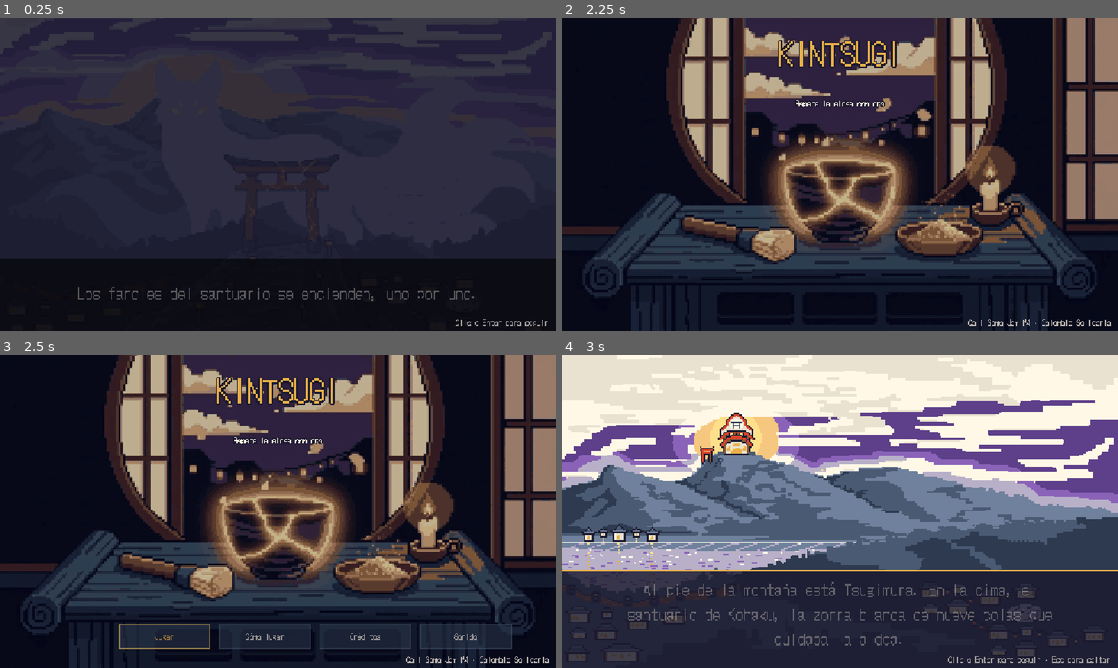
Above: before the commit, frames 1-4 (two rows, left to right).
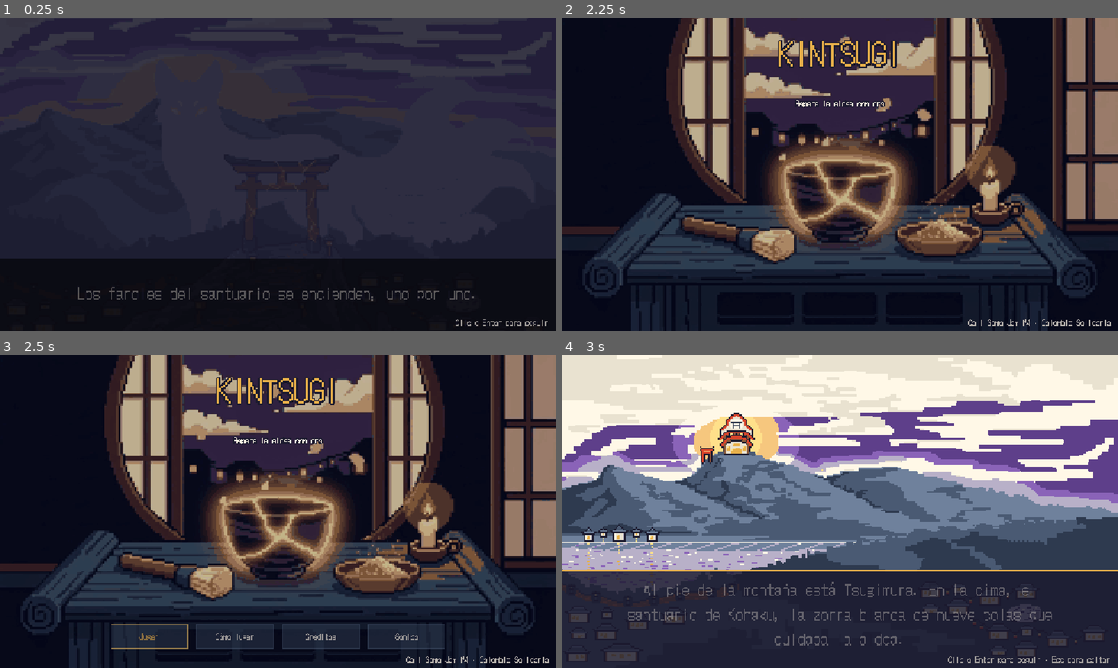
Above: after the commit, the same moments.

Repository: dotrashtrash-png/kintsugi
Game: Godot game, scene res://escenas/base/Final.tscn
Two runs of this game, one before a commit and one after it. Both use one fixed random seed, a clock stepped at 60 frames per second and the inputs below. This scene is started directly instead of the project's main scene.
Inputs (mouse positions are in pixels of both pictures, inside the frame that each line leads up to):
- Up to frame 1 (0.25 s): no input
- Up to frame 2 (2.25 s): tap Enter (ui_accept) at 0.5, 0.77 s; move the mouse to (812, 237) at 0.52 s; hold W (arriba) 0.53-1.25 s; tap P at 0.6, 2.1 s; click (812, 237) at 0.67 s; drag from (1006, 221) to (812, 237) at 1.27 s; move the mouse to (673, 127) at 2.02 s; hold A (izquierda) from 2.03 s (still down)
- Up to frame 3 (2.5 s): keep holding A (izquierda)
- Up to frame 4 (3 s): release A (izquierda) at 2.75 s; click "Jugar" at 2.75 s

Frames 1-2 are identical in both runs. In frame 3, 1.3% of the frame differs, in the area x 20-93%, y 86-94%; in frame 4, nothing differs.

Commit message:
Sonidos de katana y kunai más suaves (corte de espada); menú centrado con 4 botones
Co-Authored-By: Claude Opus 5.5 <noreply@anthropic.com>
Claude-Session: https://claude.ai/code/session_017tBRG7bVCGZb5eVxnVZaFM

Diff:
--- a/escenas/ui/menu_principal.gd
+++ b/escenas/ui/menu_principal.gd
@@ -36,6 +36,15 @@
 	boton_sonido.text = "Sonido"
 	boton_sonido.pressed.connect(func() -> void: MenuSonido.abrir(self))
 	$Botones.add_child(boton_sonido)
+	# Con 4 botones la fila ya no cabia en su caja y quedaba corrida a la derecha:
+	# se achican un poco y la caja se centra con el ancho justo.
+	var ancho_total := 0.0
+	for b: Button in $Botones.get_children():
+		b.custom_minimum_size.x = 160
+		ancho_total += 160
+	ancho_total += 18 * ($Botones.get_child_count() - 1)
+	$Botones.offset_left = -ancho_total / 2.0
+	$Botones.offset_right = ancho_total / 2.0
 	$Ventana.visible = false
 	animar_fondo()
 	poner_logo()
Not shown, changed: audio/sfx/sfx_katana.wav
Not shown, changed: audio/sfx/sfx_kunai.wav
